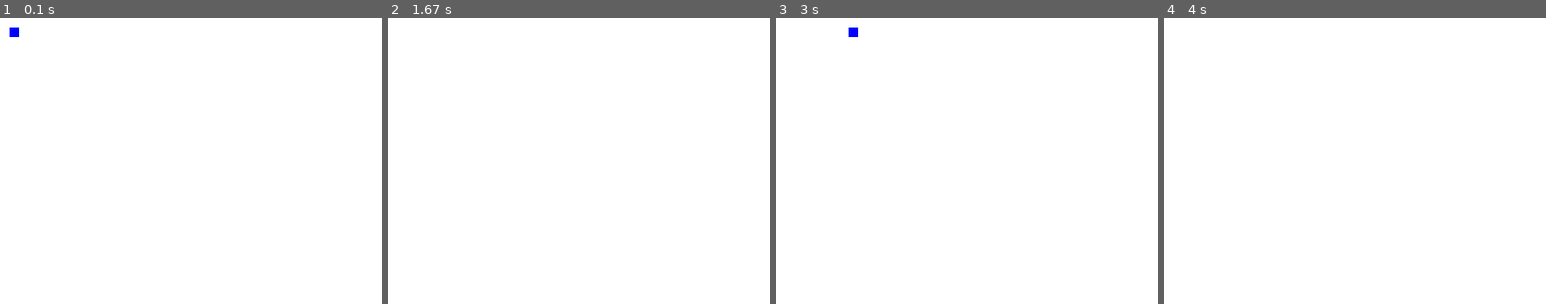
Above: before the commit, frames 1-4 (left to right).
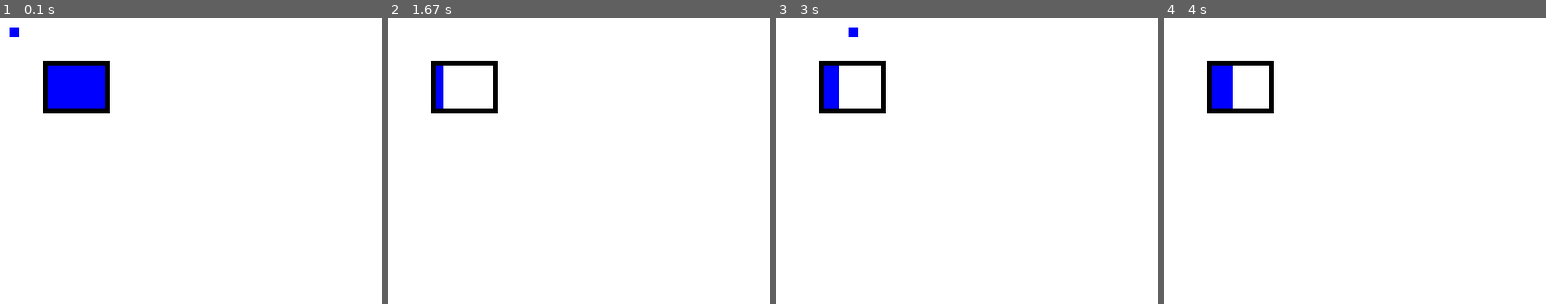
Above: after the commit, the same moments.

Repository: johannesbenjohannes/BlueSquer
Game: pygame game, started from main.py
Two runs of this game, one before a commit and one after it. Both use one fixed random seed, a clock stepped at 60 frames per second and the inputs below.
Inputs:
- Up to frame 1 (0.1 s): no input
- Up to frame 2 (1.67 s): tap Space at 0.33, 0.73, 1.03, 1.23 s; hold Right 0.67-1.13 s; hold Up 1.17-1.47 s
- Up to frame 3 (3 s): hold Down 2.57-2.87 s; tap Space at 2.63, 2.97 s; hold Left from 2.9 s (still down)
- Up to frame 4 (4 s): tap Space at 3.27, 3.4, 3.8 s; release Left at 3.3 s; hold Up 3.33-3.7 s; hold Right from 3.73 s (still down)
The pictures show only the part of the screen within x 0-50%, y 0-50%; the shares and areas given below are measured in that part.

The runs differ from the first frame. In frame 1, 3.2% of the frame differs, in the area x 11-29%, y 15-34%; in frame 2, 1.3%; in frame 3, 1.6%; in frame 4, 1.8%.

Commit message:
ajout d'un dash

Diff:
--- a/main.py
+++ b/main.py
@@ -29,6 +29,8 @@
     attacking = False
     alive = True
     compteur_attaque=0
+    has_dashed = False
+    compteur_dash=600
 
 
 
@@ -50,6 +52,10 @@
             drawline = True
         if attacking:
             compteur_attaque+=0.25
+        if has_dashed :
+            compteur_dash+=1
+        global speed
+
 
 
         # --- 3. Gestion des events ---
@@ -81,6 +87,22 @@
         elif touches[pygame.K_UP]:
             rect_y-= speed
 
+        if touches[pygame.K_SPACE]:
+            if compteur_dash==600:
+                    has_dashed= True
+                    compteur_dash = 0
+                    speed = 13
+
+
+        if has_dashed:
+            if compteur_dash>7:
+                    speed = 3
+        if has_dashed ==True:
+            if compteur_dash==600:
+                has_dashed=False
+
+
+
 
 
 
@@ -91,9 +113,9 @@
         if alive:
             pygame.draw.rect( fenetre, BLUE ,(rect_x, rect_y, 10, 10))
             pygame.draw.circle(fenetre, WHITE,(rect_x+5, rect_y+5,), 200,1)
-
+            pygame.draw.rect(fenetre, BLUE,(50,50,round(compteur_dash/10),50))
+            pygame.draw.rect(fenetre, BLACK,(45,45,70,55),5)
             if drawline:
-                round_compteur=True
                 if attacking ==False:
                     rdTheta= rd.uniform(0, 2*m.pi)
                     attack_x = rect_x+2000*m.cos(rdTheta)
